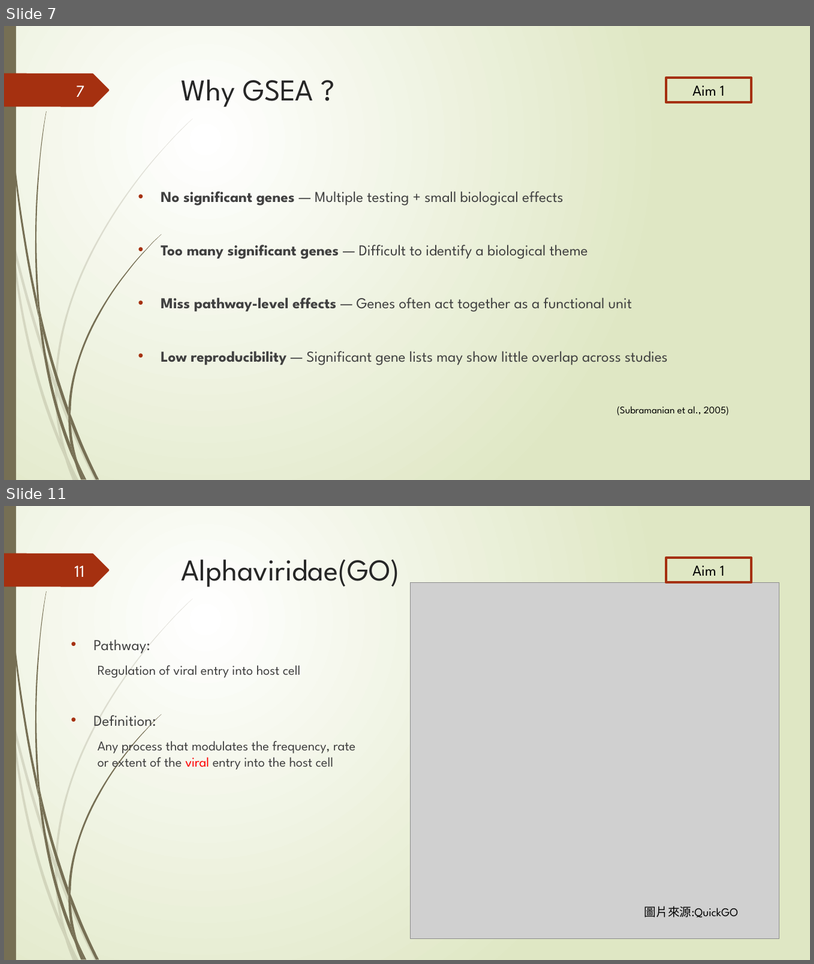
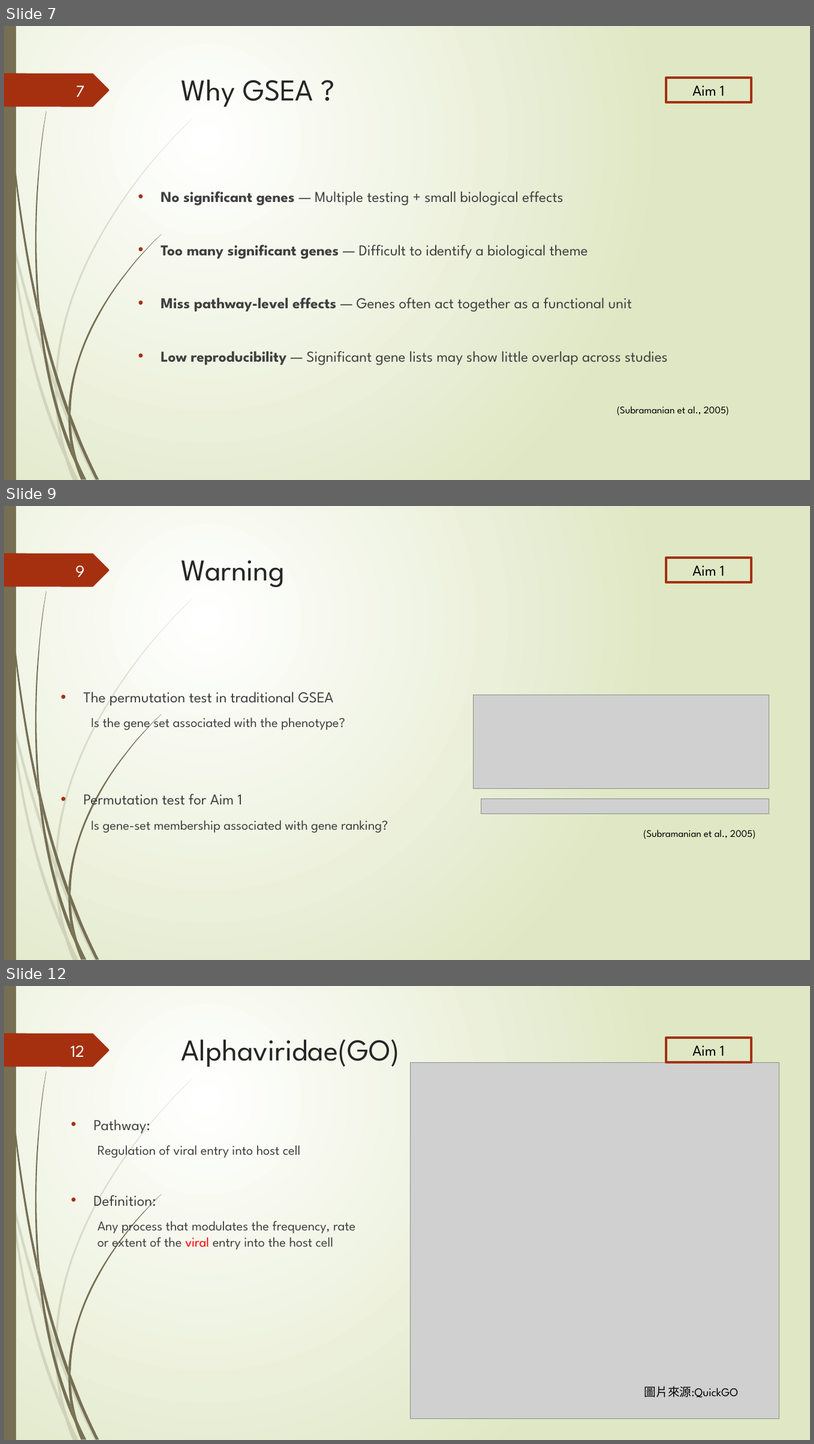
Before and after one commit to Lai-jun-yan/Academia-Sinica-internship-project, a slide deck: 暑期實習進度報告/presentation_final.pptx. Shown one above the other, each under a label of ours: slides 7 and 11 before the commit, slides 7, 9 and 12 after it; the slides between them are not shown. The pictures are 814x964 and 814x1444 pixels, drawn with LibreOffice and Linux fonts; fonts in the diff are those of the drawing; grey boxes stand for pictures. Boxes give left, top, right and bottom in pixels: in the first picture for what was removed or moved away, otherwise in the second. Text is boxed around its words. In the diff, an @@ line names an element or a change of style, - is before the commit and + after.

```diff
--- a/暑期實習進度報告/presentation_final.pptx
+++ b/暑期實習進度報告/presentation_final.pptx
@@ slide 9 added at (4,506,810,960), background gradient #FFFFFF to #DFE8C4; not listed: 24 template elements that a slide beside it also shows @@
@@ rectangle added at (666,558,752,582), outline #A53010 3 pt, 18 pt, text #000000 @@
+Aim 1
@@ page number added at (75,565,84,577), 20 pt, text #FEFFFF @@
+9
@@ title added at (182,560,285,587), 36 pt, text #262626 @@
+Warning
@@ text added at (83,691,388,832), 16 pt, text #404040 @@
+• The permutation test in traditional GSEA
+  Is the gene set associated with the phenotype?
+• Permutation test for Aim 1
+  Is gene-set membership associated with gene ranking?
@@ picture added at (473,695,769,789) @@
@@ picture added at (482,799,769,814) @@
@@ text added at (644,829,756,839), 12 pt, text #000000 @@
+(Subramanian et al., 2005)
@@ what was slide 11 is now slide 12 @@
@@ page number at (71,1045,85,1057): text changed @@
-11
+12
```
Also in this commit, not shown: 8 slides changed.
